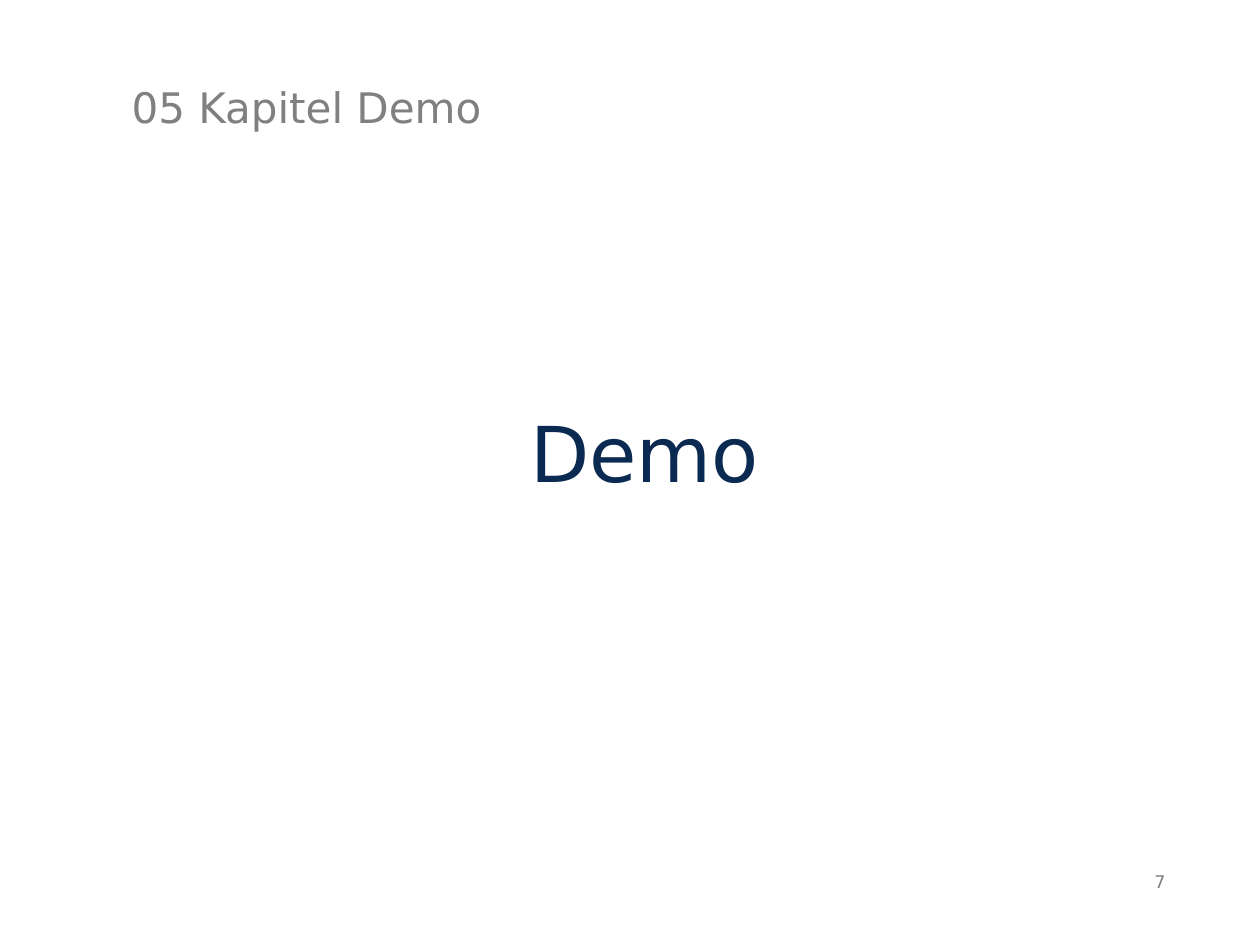
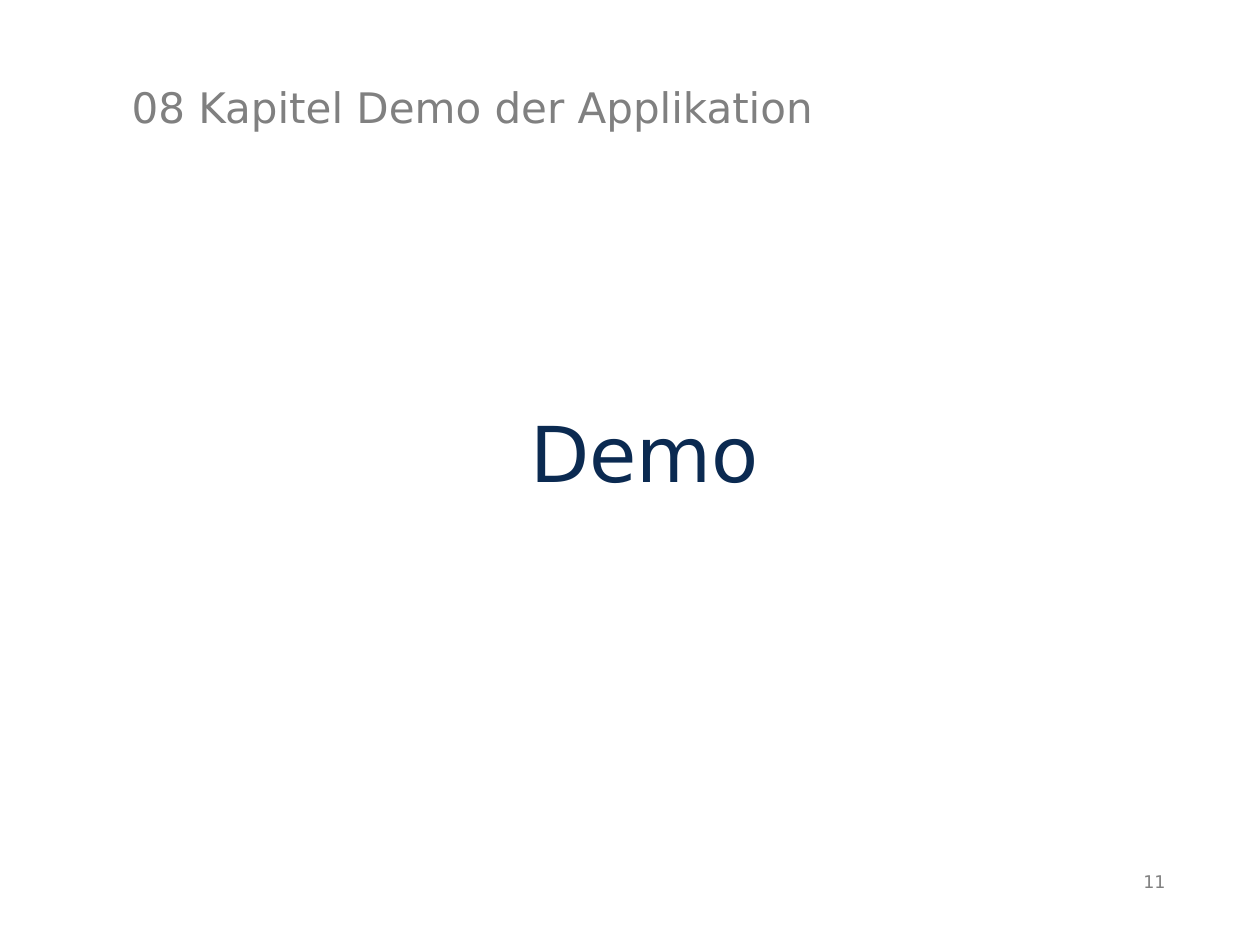
Before and after one commit to MarauderXtreme/bookshop-schiller, a slide deck: slide 11 of Präsi/bwtwfok.odp (slide 7 before the commit). Drawn at 1260x945 pixels with LibreOffice and Linux fonts; fonts in the diff are those of the drawing. Boxes give left, top, right and bottom in pixels: in the first picture for what was removed or moved away, otherwise in the second. Text is boxed around its words. In the diff, an @@ line names an element or a change of style, - is before the commit and + after.

```diff
--- a/Präsi/bwtwfok.odp
+++ b/Präsi/bwtwfok.odp
@@ title at (x1=132, y1=91, x2=813, y2=132): text changed @@
-05 Kapitel Demo
+08 Kapitel Demo der Applikation
@@ page number at (x1=1143, y1=875, x2=1165, y2=888): text changed @@
-7
+11
```
Also in this commit, not shown: 6 other slides changed, 4 slides added.
